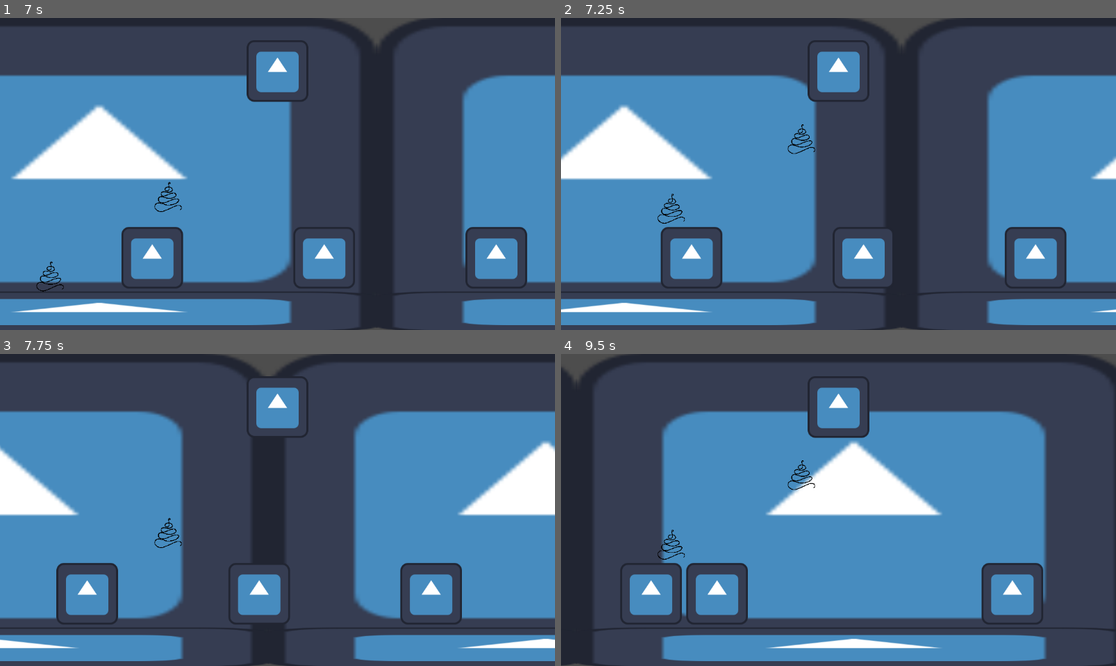
Above: before the commit, frames 1-4 (two rows, left to right).
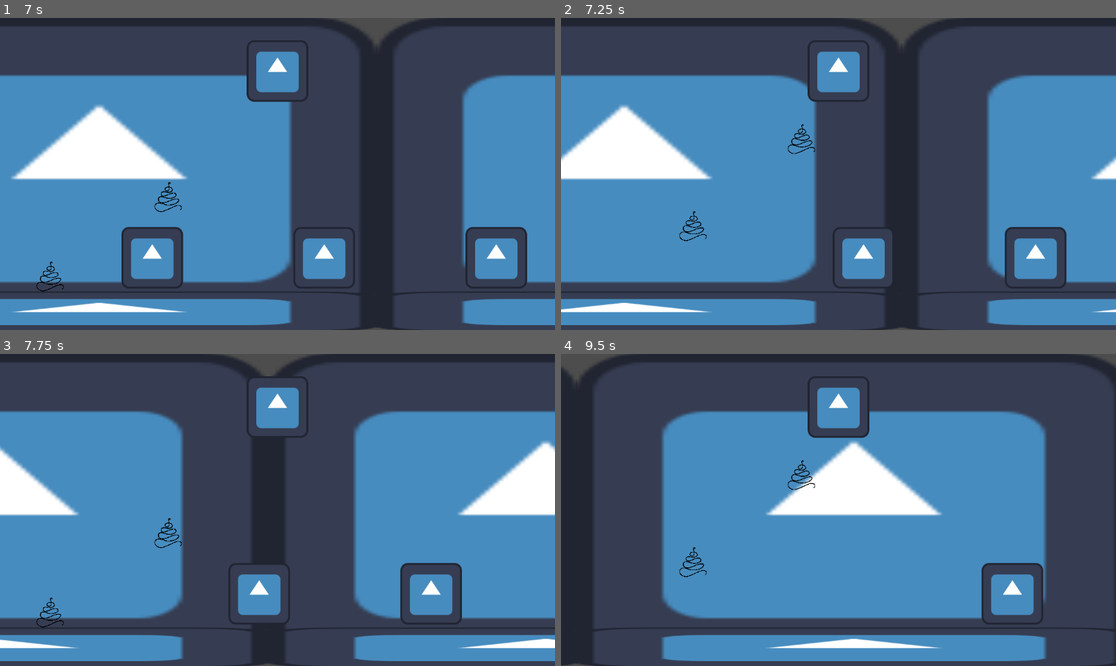
Above: after the commit, the same moments.

Repository: Argonbart/1Kackspiel
Game: Godot game, scene res://scenes/world.tscn
Two runs of this game, one before a commit and one after it. Both use one fixed random seed, a clock stepped at 60 frames per second and the inputs below. The engine's default icon, where the game draws it, is replaced by a stand-in: a white triangle on a blue panel in a dark square.
Inputs (mouse positions are in pixels of both pictures, inside the frame that each line leads up to):
- Up to frame 1 (7 s): move the mouse to (399, 158) at 0.52 s; click (399, 158) at 0.67 s; move the mouse to (166, 189) at 1.27 s; click (166, 189) at 1.42 s; move the mouse to (333, 105) at 2.02 s; click (333, 105) at 2.17 s; move the mouse to (249, 236) at 2.77 s; click (249, 236) at 2.92 s; move the mouse to (444, 220) at 3.52 s; click (444, 220) at 3.67 s; move the mouse to (111, 127) at 4.27 s; click (111, 127) at 4.42 s; move the mouse to (305, 174) at 5.02 s; click (305, 174) at 5.17 s; move the mouse to (194, 96) at 5.77 s; click (194, 96) at 5.92 s; move the mouse to (399, 158) at 6.52 s; click (399, 158) at 6.67 s
- Up to frame 2 (7.25 s): no input
- Up to frame 3 (7.75 s): move the mouse to (166, 525) at 7.27 s; click (166, 525) at 7.42 s
- Up to frame 4 (9.5 s): move the mouse to (894, 441) at 8.02 s; click (894, 441) at 8.17 s; move the mouse to (810, 572) at 8.77 s; click (810, 572) at 8.92 s

Frame 1 is identical in both runs. In frame 2, 1.4% of the frame differs, in the area x 17-30%, y 56-87%; in frame 3, 1.3%; in frame 4, 2.7%, in the area x 10-34%, y 56-87%.

Commit message:
enemy poop collision
enemy dies now

Diff:
--- a/1kackspiel/scenes/basic_human.tscn
+++ b/1kackspiel/scenes/basic_human.tscn
@@ -7,7 +7,7 @@
 size = Vector2(135, 140)
 
 [node name="Basic Human" type="CharacterBody2D"]
-collision_layer = 3
+collision_layer = 0
 collision_mask = 3
 script = ExtResource("1_x2wwd")
 
@@ -25,6 +25,7 @@
 autostart = true
 
 [node name="Area2D" type="Area2D" parent="."]
+collision_layer = 4
 collision_mask = 3
 
 [node name="CollisionShape2D" type="CollisionShape2D" parent="Area2D"]
--- a/1kackspiel/scripts/basic_human.gd
+++ b/1kackspiel/scripts/basic_human.gd
@@ -14,10 +14,10 @@
 
 	#move_and_slide()
 	if random_number > 0:
-		collision = move_and_collide(Vector2(-2, 0))
+		move_and_collide(Vector2(-2, 0))
 
 	else:
-		collision = move_and_collide(Vector2(2, 0))
+		move_and_collide(Vector2(2, 0))
 
 
 
@@ -30,6 +30,15 @@
 			#queue_free()
 
 
+			#print(area.name)
+	#print("Leben: ", life)
+	#if area.name == "PoopArea":
+		#if life <= 0:
+			#queue_free()
+		#else:
+			#life -= 1
+
+
 
 func _on_timer_change_direction_timeout() -> void:
 	random_number = randi_range(-5, 1) % 100
@@ -38,3 +47,9 @@
 
 func _on_area_2d_area_entered(area: Area2D) -> void:
 	print(area.name)
+	if area.name == "PoopArea":
+		if life > 0:
+			life -= 1
+			print("Leben verloren")
+			if life <= 0:
+				queue_free()
